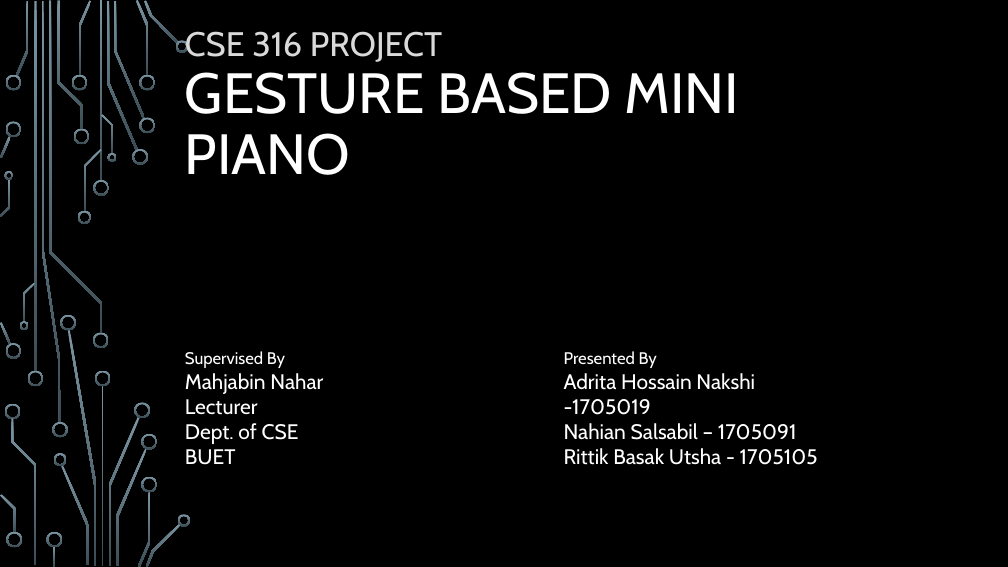
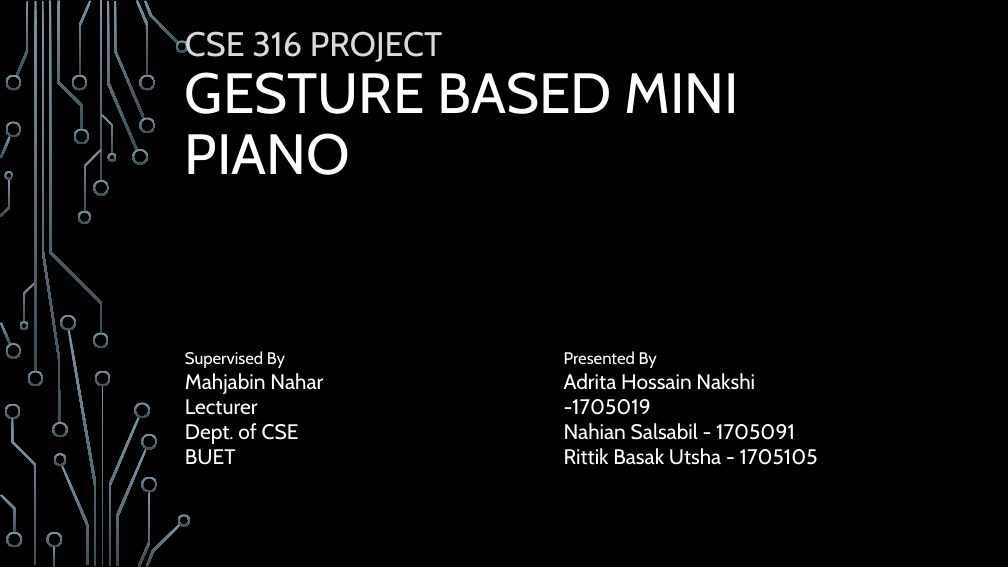
Before and after one commit to NahianSalsabil/Gesture-Based-Mini-Piano, a slide deck: slide 1 of project proposal/CSE 316 Project.pptx. Drawn at 1008x567 pixels with LibreOffice and Linux fonts; fonts in the diff are those of the drawing; background and template pictures are left out. Boxes give left, top, right and bottom in pixels: in the first picture for what was removed or moved away, otherwise in the second. Text is boxed around its words. In the diff, an @@ line names an element or a change of style, - is before the commit and + after.

```diff
--- a/project proposal/CSE 316 Project.pptx
+++ b/project proposal/CSE 316 Project.pptx
@@ text at (564, 423, 795, 440): text changed @@
-Nahian Salsabil – 1705091
+Nahian Salsabil - 1705091
```
Also in this commit, not shown: 1 other slide changed, 6 other files.
